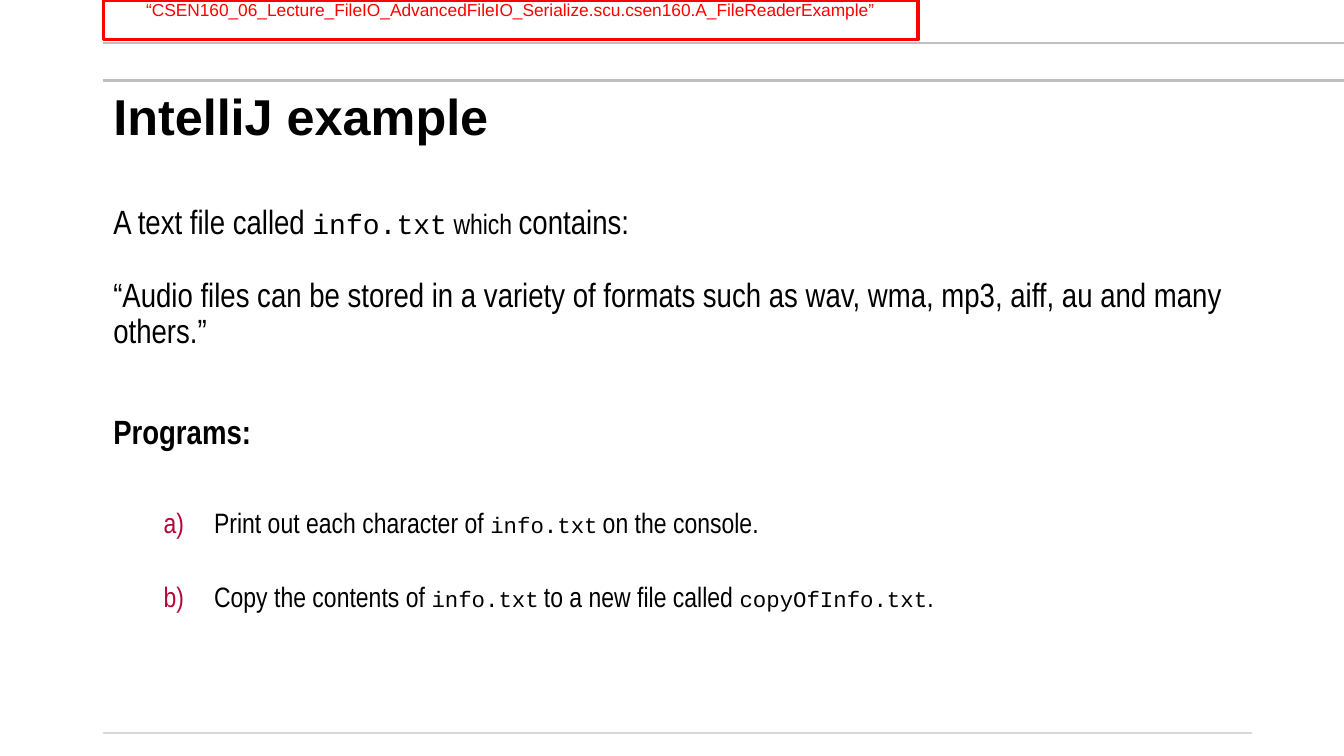
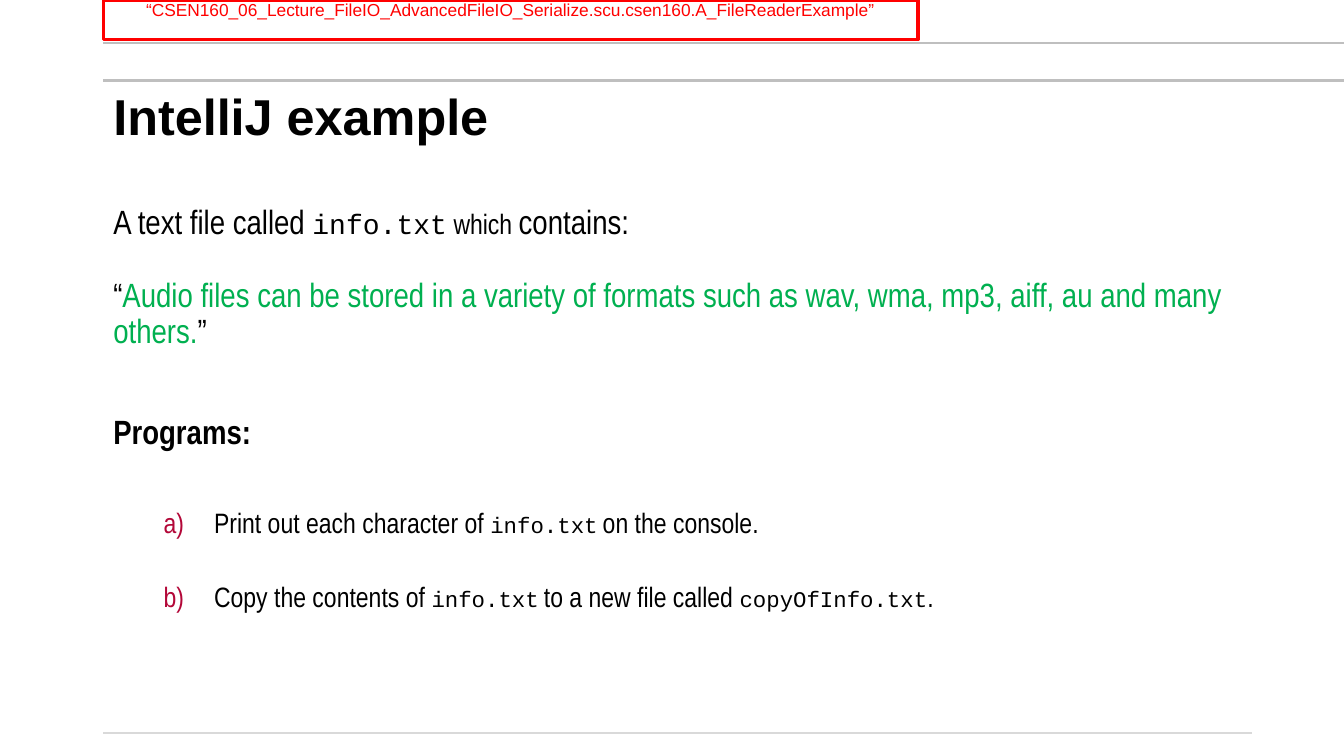
Before and after one commit to mikegrace2/CSEN160-Fall2026-Course-Website, a slide deck: slide 8 of lectures/Week06_File_Threads/1_BasicFileIO_AdvFileIOandSerialize_V4.pptx. Drawn at 1344x756 pixels with LibreOffice and Linux fonts; fonts in the diff are those of the drawing; background and template pictures are left out. Boxes give left, top, right and bottom in pixels: in the first picture for what was removed or moved away, otherwise in the second. Text is boxed around its words. In the diff, an @@ line names an element or a change of style, - is before the commit and + after.

```diff
--- a/lectures/Week06_File_Threads/1_BasicFileIO_AdvFileIOandSerialize_V4.pptx
+++ b/lectures/Week06_File_Threads/1_BasicFileIO_AdvFileIOandSerialize_V4.pptx
@@ text at (113,209,1221,344): text colour #000000 to #00B050 in "“Audio files can be stored in a ..." @@
```
Also in this commit, not shown: 1 other slide changed.
